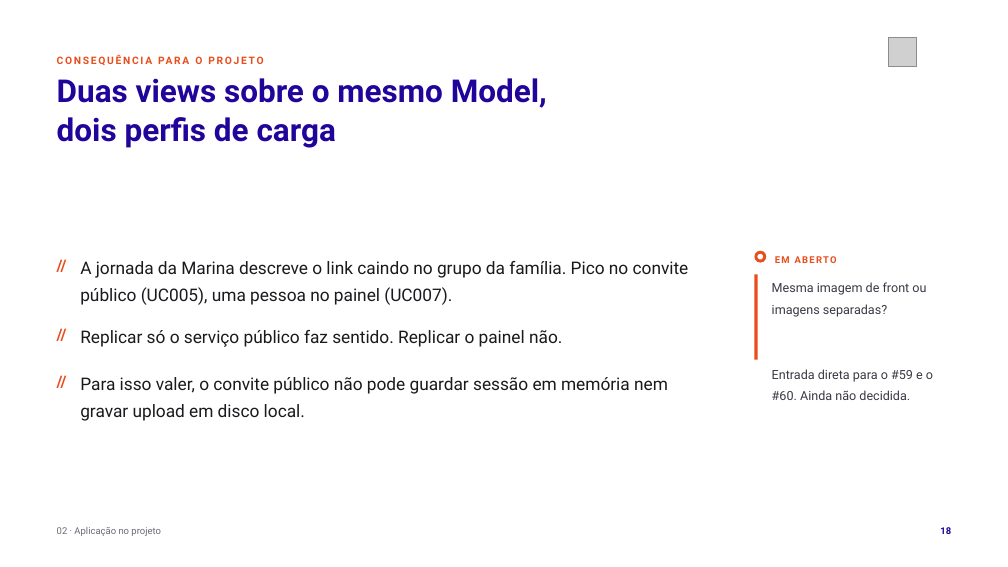
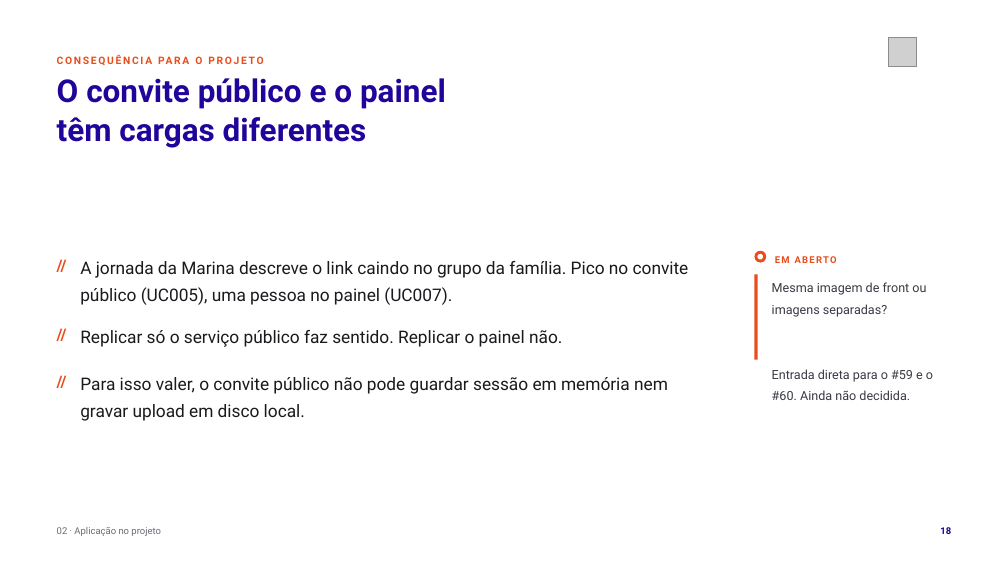
Before and after one commit to tcpassos/invite-app, a slide deck: slide 18 of trabalhos/T1-Docker-Invite-People.pptx. Drawn at 1008x567 pixels with LibreOffice and Linux fonts; fonts in the diff are those of the drawing; grey boxes stand for pictures. Boxes give left, top, right and bottom in pixels: in the first picture for what was removed or moved away, otherwise in the second. Text is boxed around its words. In the diff, an @@ line names an element or a change of style, - is before the commit and + after.

```diff
--- a/trabalhos/T1-Docker-Invite-People.pptx
+++ b/trabalhos/T1-Docker-Invite-People.pptx
@@ text at [57,78,446,148]: text changed @@
-Duas views sobre o mesmo Model,
-dois perfis de carga
+O convite público e o painel
+têm cargas diferentes
```
Also in this commit, not shown: 7 other slides changed, 11 other files.
